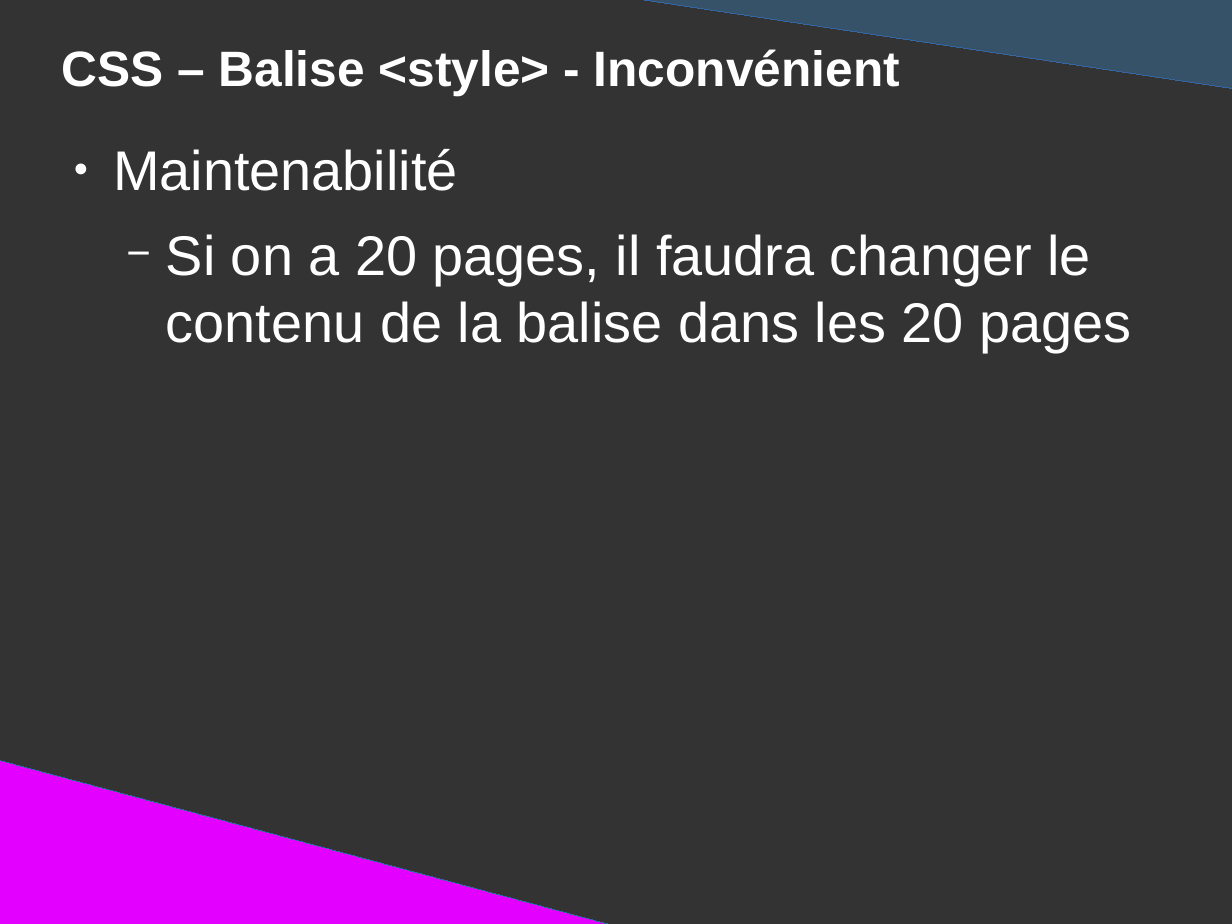
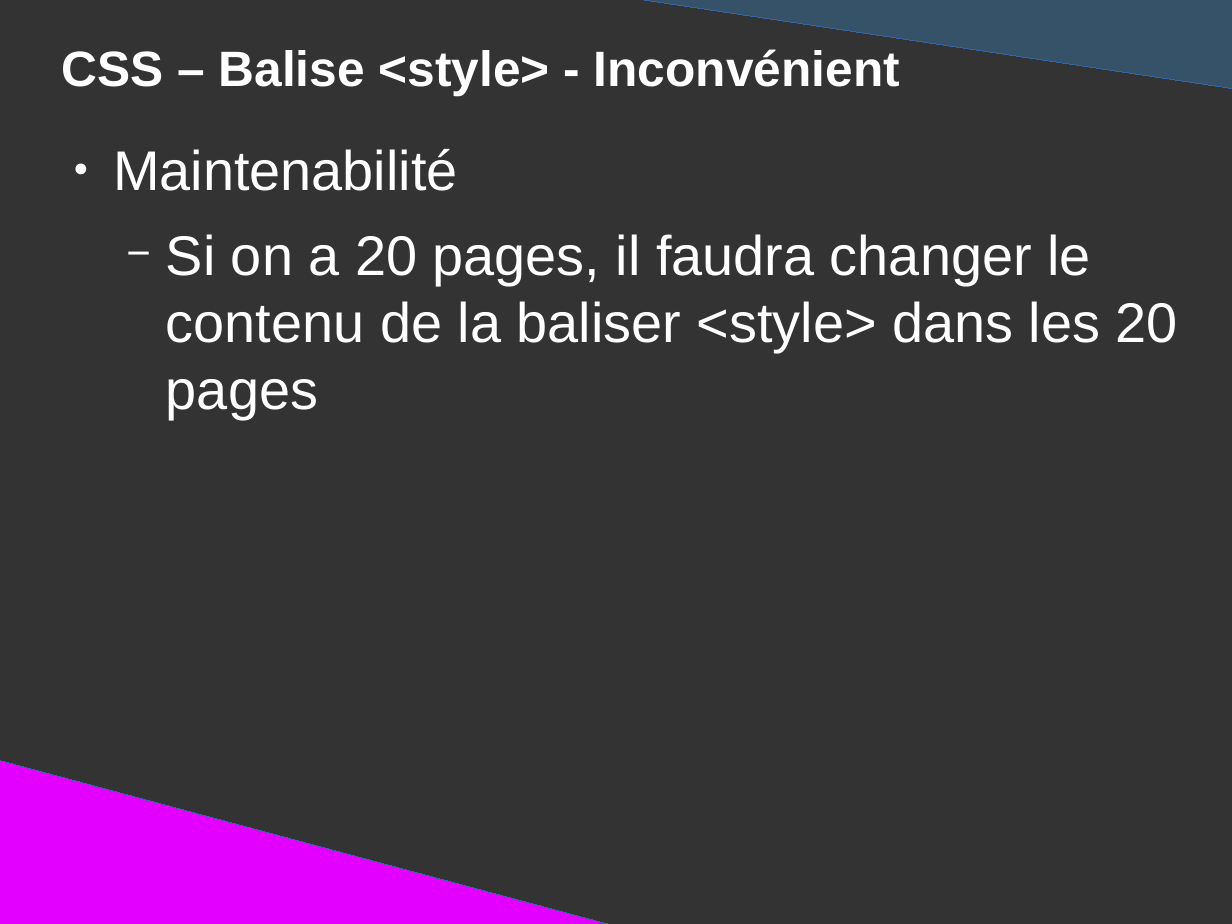
Before and after one commit to DanYellow/presentations, a slide deck: slide 72 of mmi/html/travaux-pratiques/numero-1/presentation.odp (slide 66 before the commit). Drawn at 1232x924 pixels with LibreOffice and Linux fonts; fonts in the diff are those of the drawing. Boxes give left, top, right and bottom in pixels: in the first picture for what was removed or moved away, otherwise in the second. Text is boxed around its words. In the diff, an @@ line names an element or a change of style, - is before the commit and + after.

```diff
--- a/mmi/html/travaux-pratiques/numero-1/presentation.odp
+++ b/mmi/html/travaux-pratiques/numero-1/presentation.odp
@@ text at (166, 234, 1178, 419): text changed @@
-  − Si on a 20 pages, il faudra changer le contenu de la balise dans les 20 pages
+  − Si on a 20 pages, il faudra changer le contenu de la baliser <style> dans les 20 pages
```
Also in this commit, not shown: 11 other slides changed, 4 slides added, 2 other files.
